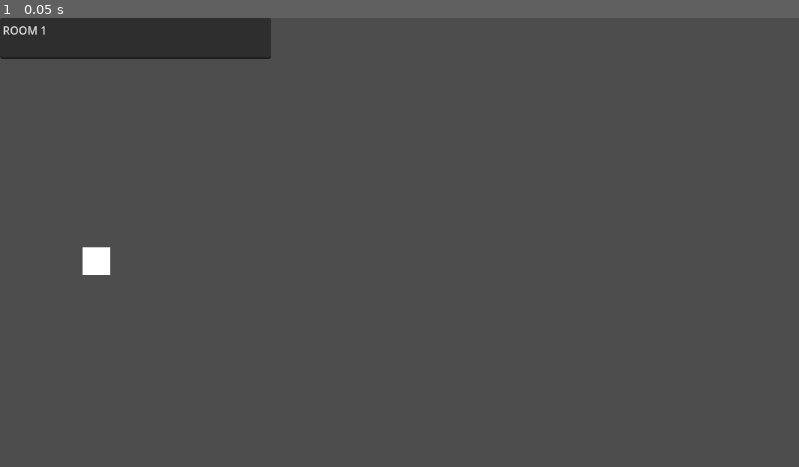
Above: before the commit, frame 1.
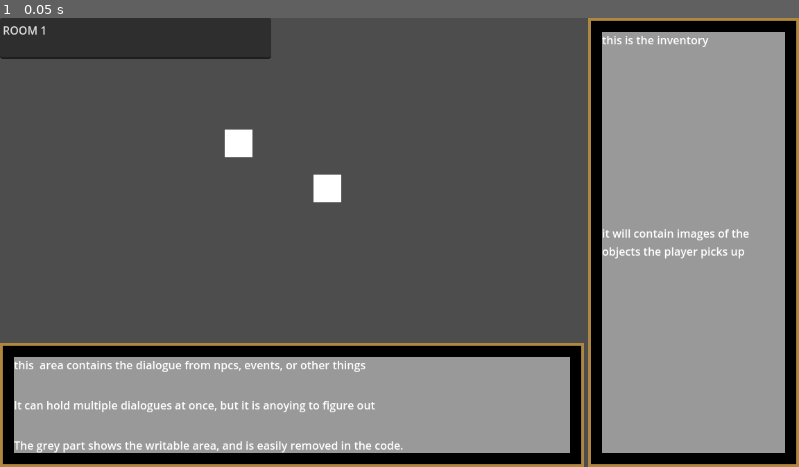
Above: after the commit, the same moment.

Repository: IsaacLandrum/SoulTel
Game: Godot game, scene res://Scenes/Room1.tscn
Two runs of this game, one before a commit and one after it. Both use one fixed random seed, a clock stepped at 60 frames per second and the inputs below. Before the commit the project has no main scene; this scene is started directly in both runs.
Inputs:
- Up to frame 1 (0.05 s): no input

The runs differ from the first frame. In frame 1, 47% of the frame differs, in the area x 0-100%, y 0-100%.

Commit message:
Items can be clicked

Diff:
--- a/Scenes/Room1.tscn
+++ b/Scenes/Room1.tscn
@@ -1,6 +1,7 @@
-[gd_scene load_steps=2 format=3 uid="uid://cx5uef2gxhuli"]
+[gd_scene load_steps=3 format=3 uid="uid://cx5uef2gxhuli"]
 
 [ext_resource type="PackedScene" uid="uid://cdywgqgu0ed41" path="res://Scenes/interactable.tscn" id="1_h5xoy"]
+[ext_resource type="PackedScene" uid="uid://iyb0x4jsmjmq" path="res://Scenes/early_ui.tscn" id="2_gj1gp"]
 
 [node name="Node2D" type="Node2D"]
 
@@ -10,4 +11,9 @@
 text = "ROOM 1"
 
 [node name="Interactable" parent="." instance=ExtResource("1_h5xoy")]
-position = Vector2(119, 331)
+position = Vector2(324, 161)
+
+[node name="Early_UI" parent="." instance=ExtResource("2_gj1gp")]
+
+[node name="Interactable2" parent="." instance=ExtResource("1_h5xoy")]
+position = Vector2(452, 226)
--- a/Scenes/Room2.tscn
+++ b/Scenes/Room2.tscn
@@ -5,9 +5,9 @@
 [node name="Node2D" type="Node2D"]
 
 [node name="TextEdit" type="TextEdit" parent="."]
-offset_right = 530.0
-offset_bottom = 80.0
+offset_right = 503.0
+offset_bottom = 50.0
 text = "ROOM 2"
 
 [node name="Interactable" parent="." instance=ExtResource("1_djn6c")]
-position = Vector2(143, 270)
+position = Vector2(102, 292)
--- a/Scenes/interactable.tscn
+++ b/Scenes/interactable.tscn
@@ -1,7 +1,6 @@
-[gd_scene load_steps=4 format=3 uid="uid://cdywgqgu0ed41"]
+[gd_scene load_steps=3 format=3 uid="uid://cdywgqgu0ed41"]
 
 [ext_resource type="Script" path="res://Scripts/interactable.gd" id="1_n6j3e"]
-[ext_resource type="Script" path="res://Scripts/collision.gd" id="2_2vr17"]
 
 [sub_resource type="RectangleShape2D" id="RectangleShape2D_ymdte"]
 size = Vector2(40, 40)
@@ -16,4 +15,6 @@
 [node name="CollisionShape2D" type="CollisionShape2D" parent="ColorRect"]
 position = Vector2(20, 20)
 shape = SubResource("RectangleShape2D_ymdte")
-script = ExtResource("2_2vr17")
+
+[connection signal="mouse_entered" from="ColorRect" to="." method="_on_object_mouse_entered"]
+[connection signal="mouse_exited" from="ColorRect" to="." method="_on_object_mouse_exited"]
--- a/Scripts/collision.gd
+++ b/Scripts/collision.gd
@@ -5,6 +5,8 @@
 func _ready():
 	pass # Replace with function body.
 
+func _mouse_enter():
+	print("Hover!")
 
 # Called every frame. 'delta' is the elapsed time since the previous frame.
 func _process(delta):
--- a/Scripts/interactable.gd
+++ b/Scripts/interactable.gd
@@ -1,11 +1,32 @@
 extends Node
 
+var isHovering = false
 
 # Called when the node enters the scene tree for the first time.
 func _ready():
 	pass # Replace with function body.
+func _input(event):
+   # Mouse in viewport coordinates.
+	if Input.is_action_pressed("mouse_click") && isHovering:
+		print("click")
+		interact("TODO") #takes action based on what action is selected
+# Called every frame. 'delta' is the elapsed time since the previous frame.
 
 
-# Called every frame. 'delta' is the elapsed time since the previous frame.
-func _process(delta):
-	pass
+func interact(action):
+	if (action == "TAKE"):
+		pass#TAKE
+	if (action == "TALK"):
+		pass#TALK
+	if (action == "EXAMINE"):
+		pass#EXAMINE
+	if (action == "USE"):
+		pass#USE
+	if (action == "MOVE"):
+		pass#MOVE
+
+func _on_object_mouse_entered():
+	isHovering = true # Replace with function body.
+
+func _on_object_mouse_exited():
+	isHovering = false # Replace with function body.
--- a/project.godot
+++ b/project.godot
@@ -11,5 +11,18 @@
 [application]
 
 config/name="SoulTel"
+run/main_scene="res://Scenes/Room1.tscn"
 config/features=PackedStringArray("4.2", "Forward Plus")
 config/icon="res://icon.svg"
+
+[input]
+
+mouse_click={
+"deadzone": 0.5,
+"events": [null, Object(InputEventMouseButton,"resource_local_to_scene":false,"resource_name":"","device":-1,"window_id":0,"alt_pressed":false,"shift_pressed":false,"ctrl_pressed":false,"meta_pressed":false,"button_mask":0,"position":Vector2(0, 0),"global_position":Vector2(0, 0),"factor":1.0,"button_index":1,"canceled":false,"pressed":false,"double_click":false,"script":null)
+]
+}
+
+[rendering]
+
+renderer/rendering_method="gl_compatibility"
